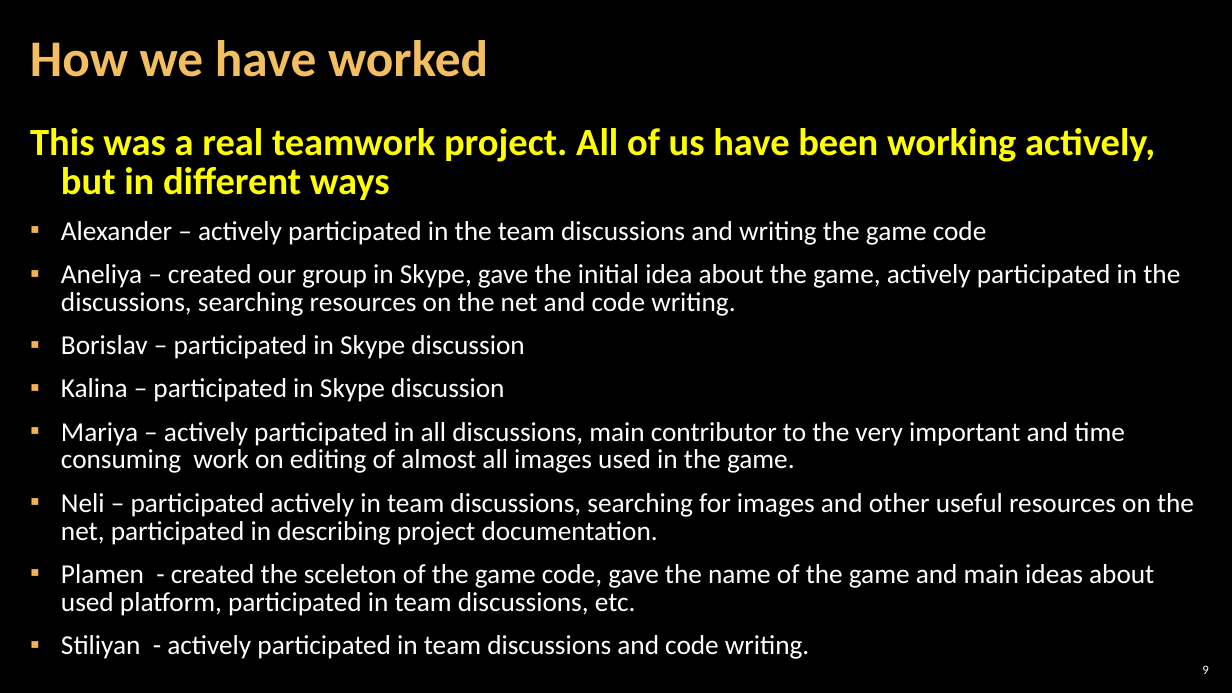
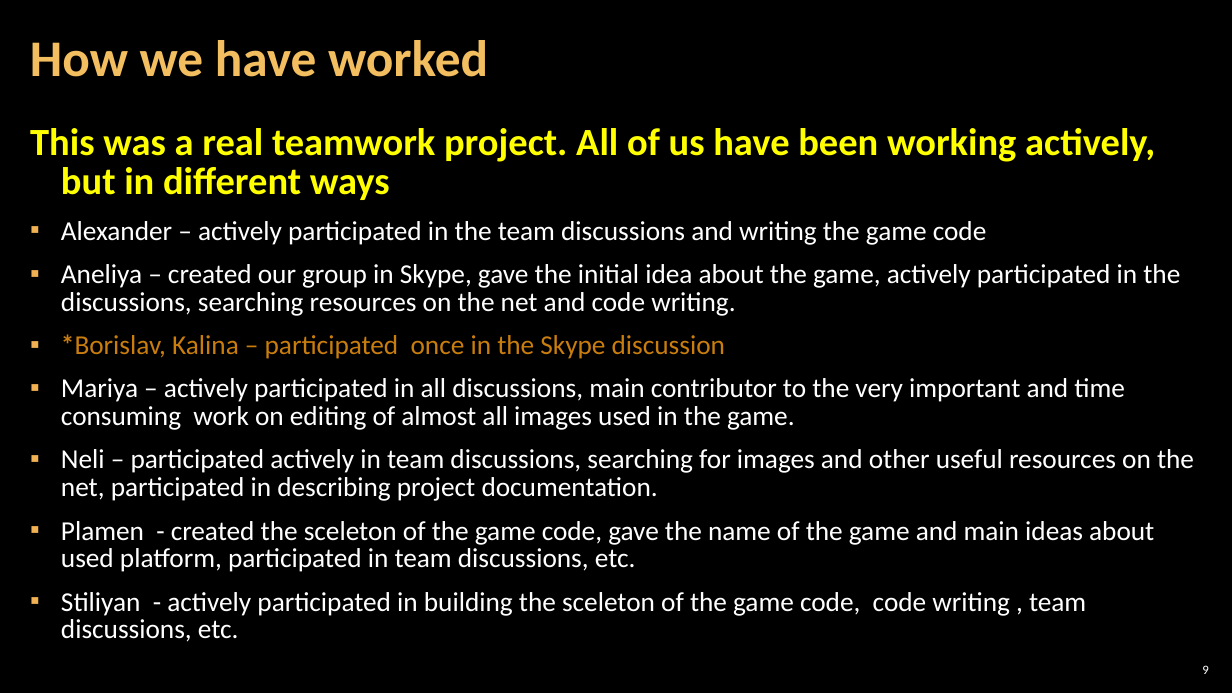
Before and after one commit to stilberk/The-Game, a slide deck: slide 9 of Presentation/Team_Feynman_Game_Presentation.pptx. Drawn at 1232x693 pixels with LibreOffice and Linux fonts; fonts in the diff are those of the drawing; background and template pictures are left out. Boxes give left, top, right and bottom in pixels: in the first picture for what was removed or moved away, otherwise in the second. Text is boxed around its words. In the diff, an @@ line names an element or a change of style, - is before the commit and + after.

```diff
--- a/Presentation/Team_Feynman_Game_Presentation.pptx
+++ b/Presentation/Team_Feynman_Game_Presentation.pptx
@@ text at box(61, 334, 725, 359): text changed; text colour #FFFFFF to #C87D0E @@
-▪ Borislav – participated in Skype discussion
-▪ Kalina – participated in Skype discussion
+▪ *Borislav, Kalina – participated once in the Skype discussion
@@ text at box(61, 592, 1086, 642): text changed @@
-▪ Stiliyan - actively participated in team discussions and code writing.
+▪ Stiliyan - actively participated in building the sceleton of the game code, code writing , team discussions, etc.
```
Also in this commit, not shown: 1 other file.
